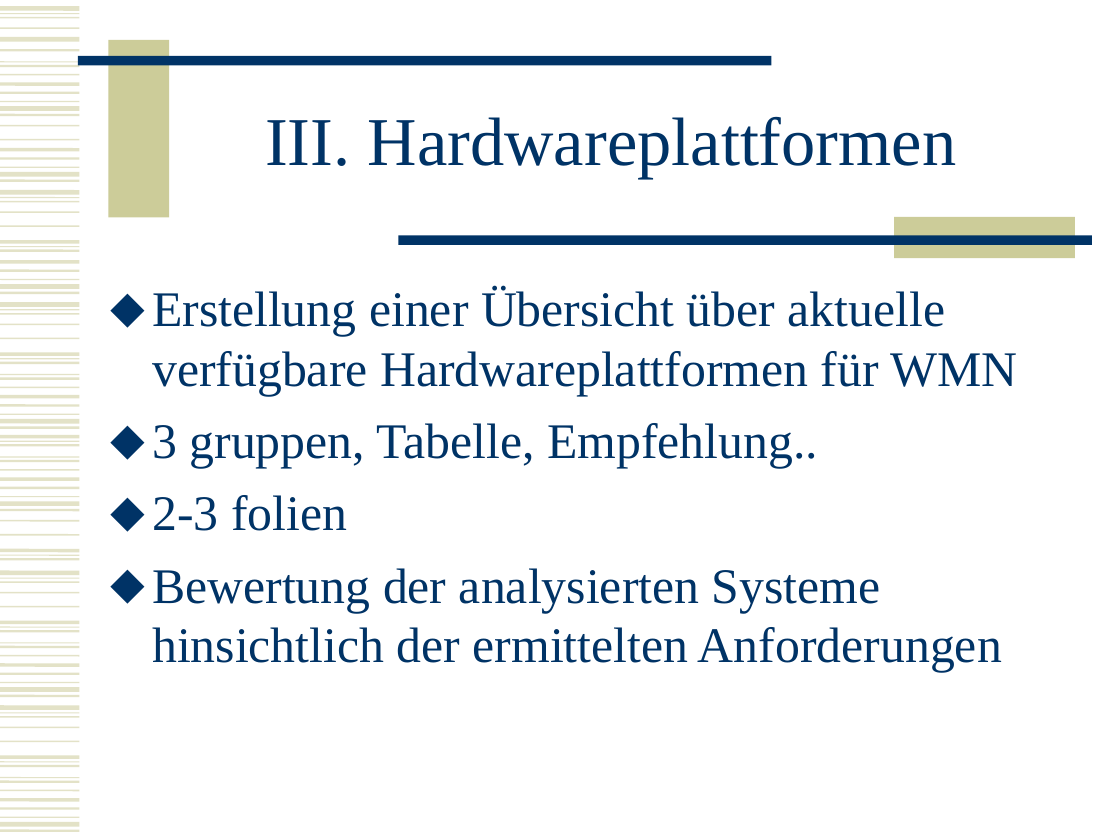
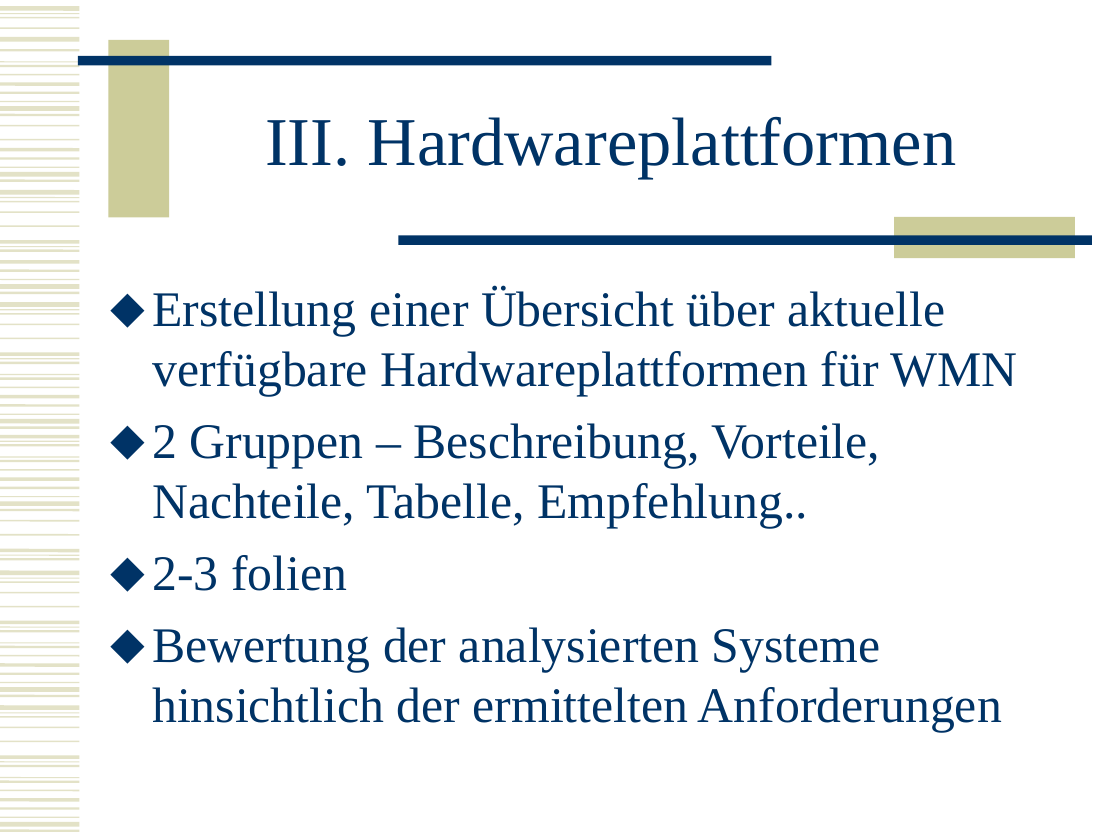
Before and after one commit to BackupTheBerlios/mesh2nexus-svn, a slide deck: slide 10 of documents/folien/MeshNew.ppt. Drawn at 1120x840 pixels with LibreOffice and Linux fonts; fonts in the diff are those of the drawing. Boxes give left, top, right and bottom in pixels: in the first picture for what was removed or moved away, otherwise in the second. Text is boxed around its words. In the diff, an @@ line names an element or a change of style, - is before the commit and + after.

Commit message:
ST: 1.Version

```diff
--- a/documents/folien/MeshNew.ppt
+++ b/documents/folien/MeshNew.ppt
@@ text at <box>152,423,880,528</box>: text changed @@
-⬥ 3 gruppen, Tabelle, Empfehlung..
+⬥ 2 Gruppen – Beschreibung, Vorteile, Nachteile, Tabelle, Empfehlung..
```
Also in this commit, not shown: 2 other slides changed, 3 slides added, 6 slides removed.
